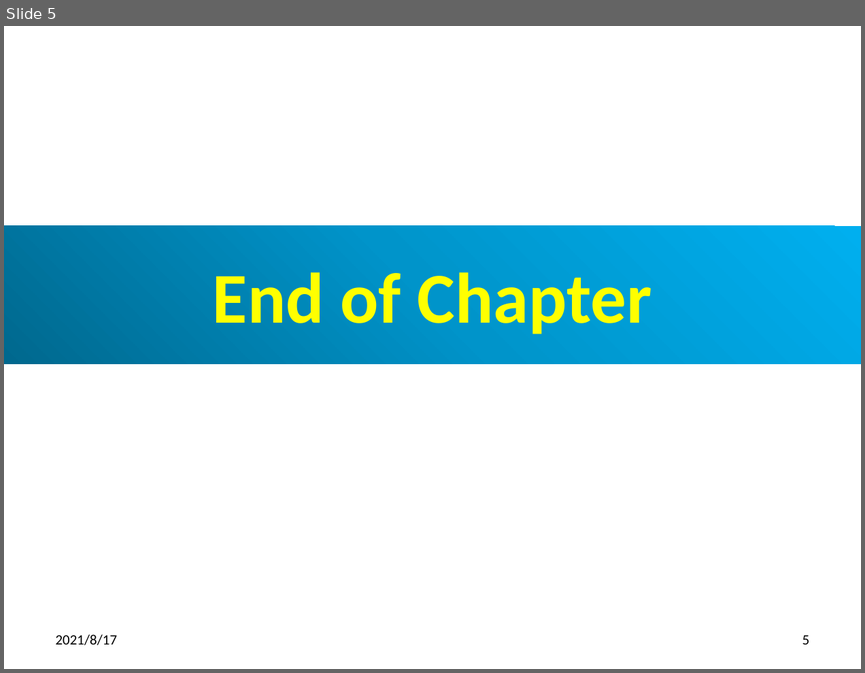
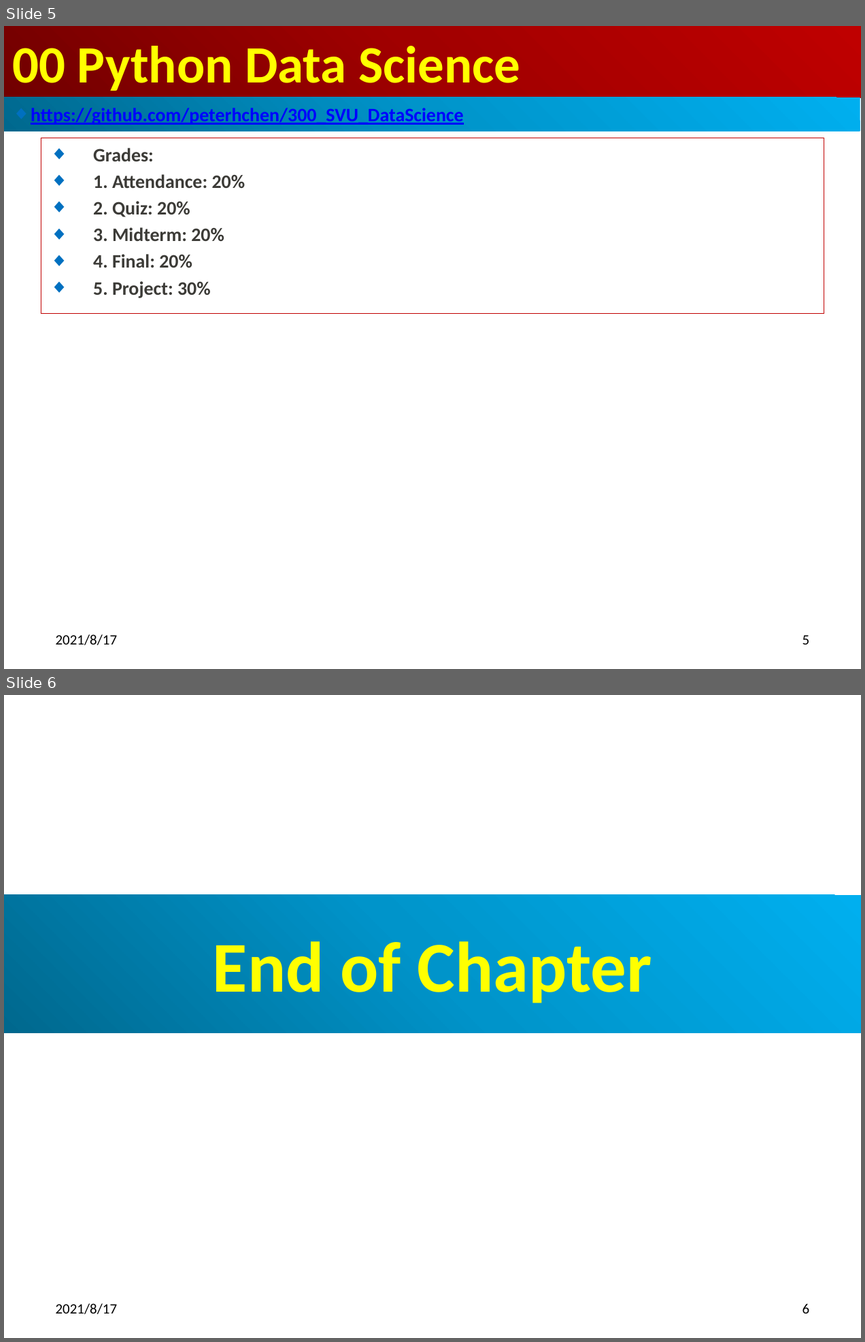
Before and after one commit to peterhchen/300_Python_DataScience, a slide deck: 00_Python_DataScience_Syllabus.pptx. Shown one above the other, each under a label of ours: slide 5 before the commit, slides 5 and 6 after it. The pictures are 865x673 and 865x1342 pixels, drawn with LibreOffice and Linux fonts; fonts in the diff are those of the drawing. Boxes give left, top, right and bottom in pixels: in the first picture for what was removed or moved away, otherwise in the second. Text is boxed around its words. In the diff, an @@ line names an element or a change of style, - is before the commit and + after.

```diff
--- a/00_Python_DataScience_Syllabus.pptx
+++ b/00_Python_DataScience_Syllabus.pptx
@@ slide 5 added at bbox=[4, 26, 861, 669], background #FFFFFF @@
@@ title added at bbox=[4, 26, 861, 98], fill gradient #720000 to #A20000 to #C00000, 44 pt, text #FFFF00, bold @@
+00 Python Data Science
@@ rectangle added at bbox=[4, 97, 860, 131], fill gradient #00688E to #0094CA to #00B0F0, 16 pt, text #0000FF, bold, underline @@
+◆ https://github.com/peterhchen/300_SVU_DataScience
@@ subtitle added at bbox=[41, 138, 823, 314], outline #C00000 0.75 pt, 16 pt, text #3C3B37, bold @@
+◆ Grades:
+◆ 1. Attendance: 20%
+◆ 2. Quiz: 20%
+◆ 3. Midterm: 20%
+◆ 4. Final: 20%
+◆ 5. Project: 30%
@@ text added at bbox=[56, 634, 118, 645], 12 pt, text #000000 @@
+2021/8/17
@@ page number added at bbox=[802, 635, 810, 644], 12 pt, text #000000 @@
+5
@@ what was slide 5 is now slide 6 @@
@@ page number at bbox=[802, 1303, 810, 1313]: text changed @@
-5
+6
```
